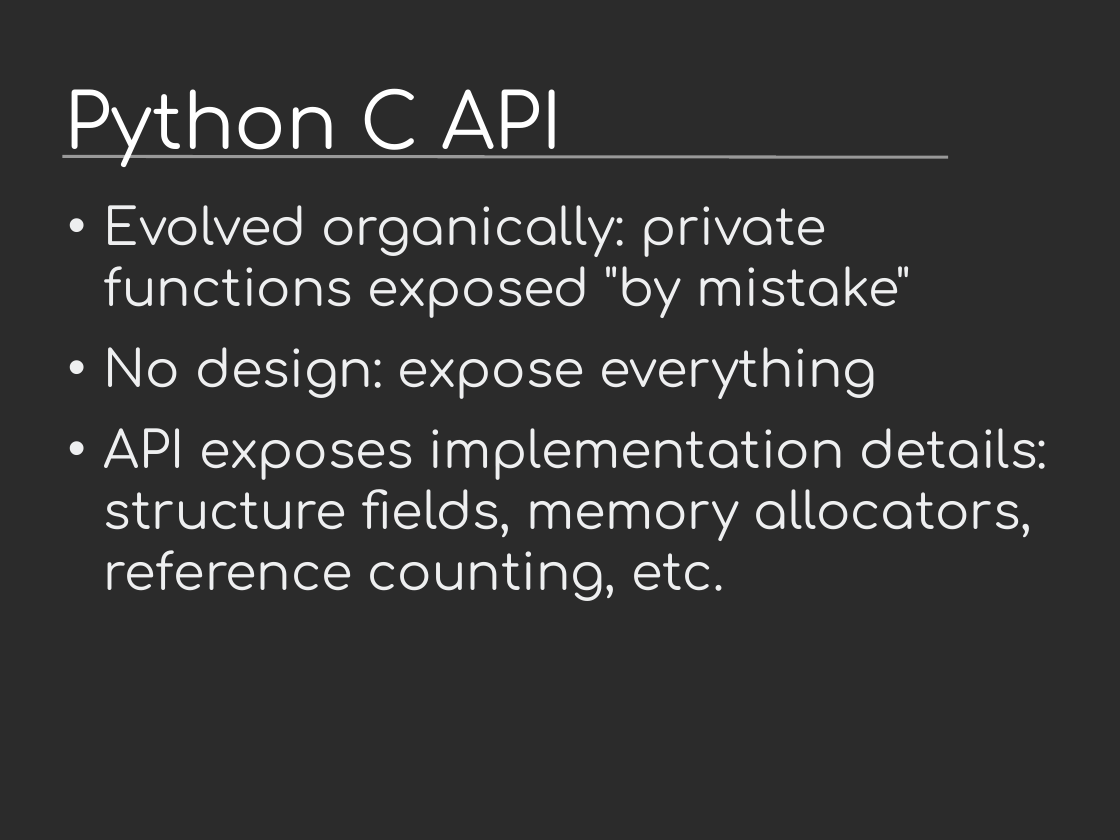
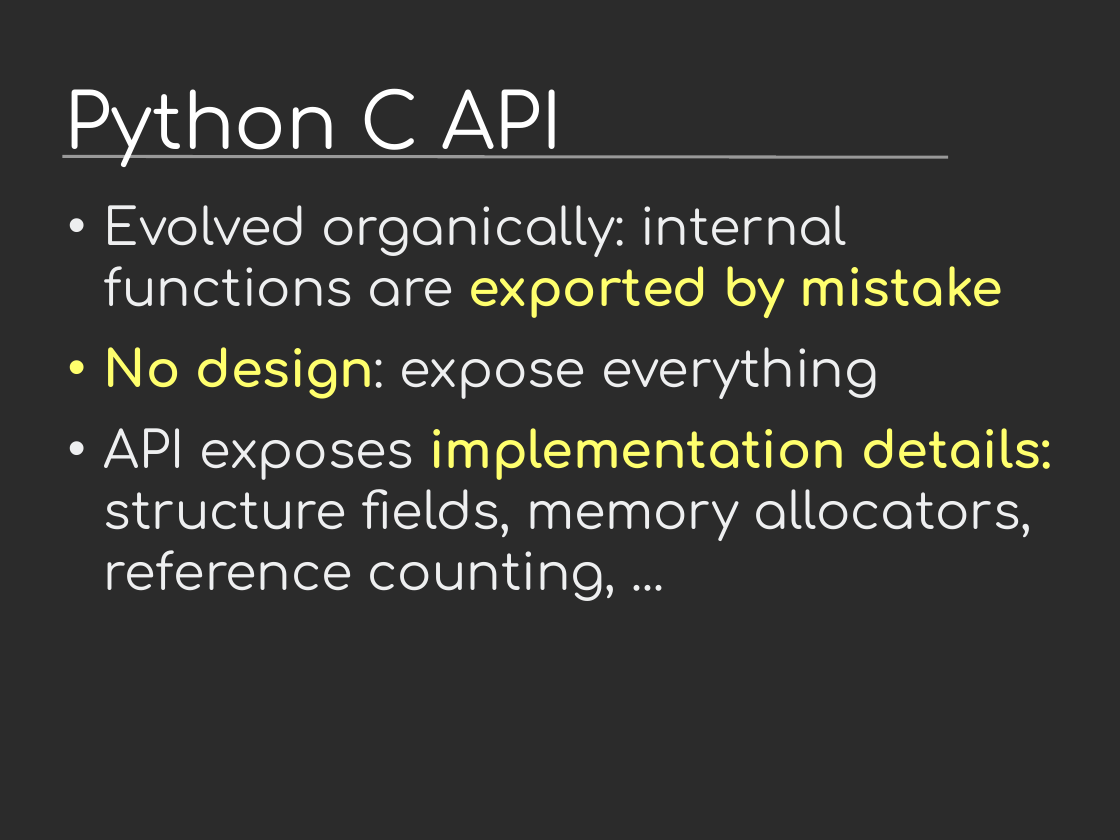
Before and after one commit to vstinner/talks, a slide deck: slide 24 of 2019-EuroPython/python_performance.odp (slide 28 before the commit). Drawn at 1120x840 pixels with LibreOffice and Linux fonts; fonts in the diff are those of the drawing; background and template pictures are left out; a plain dark background stands for a picture behind light text. Boxes give left, top, right and bottom in pixels: in the first picture for what was removed or moved away, otherwise in the second. Text is boxed around its words. In the diff, an @@ line names an element or a change of style, - is before the commit and + after.

Commit message:
EuroPython

```diff
--- a/2019-EuroPython/python_performance.odp
+++ b/2019-EuroPython/python_performance.odp
@@ text at box(104, 205, 1003, 318): text changed @@
-• Evolved organically: private functions exposed "by mistake"
+• Evolved organically: internal functions are exported by mistake
@@ text at box(104, 347, 878, 399): text colour #EEEFF0 to #FFFF6D, bold on in "No design:" @@
@@ text at box(104, 428, 1051, 601): text changed @@
-• API exposes implementation details: structure fields, memory allocators, reference counting, etc.
+• API exposes implementation details: structure fields, memory allocators, reference counting, ...
```
Also in this commit, not shown: 19 other slides changed, 4 slides added, 2 slides removed.
